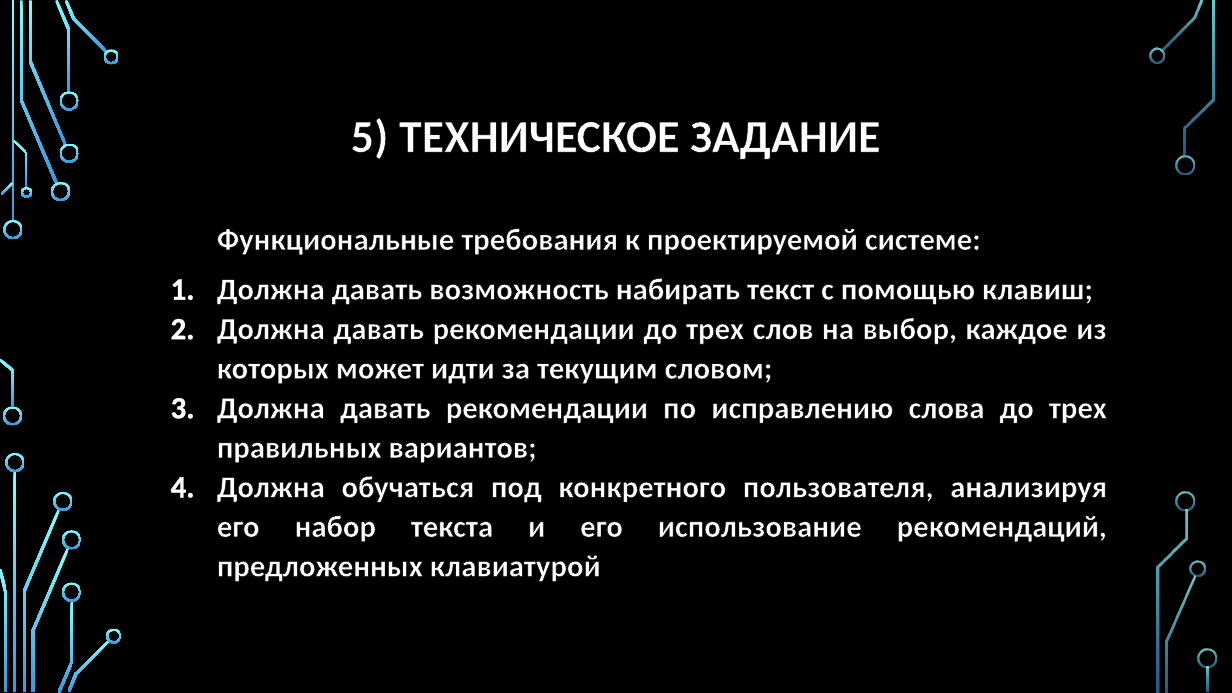
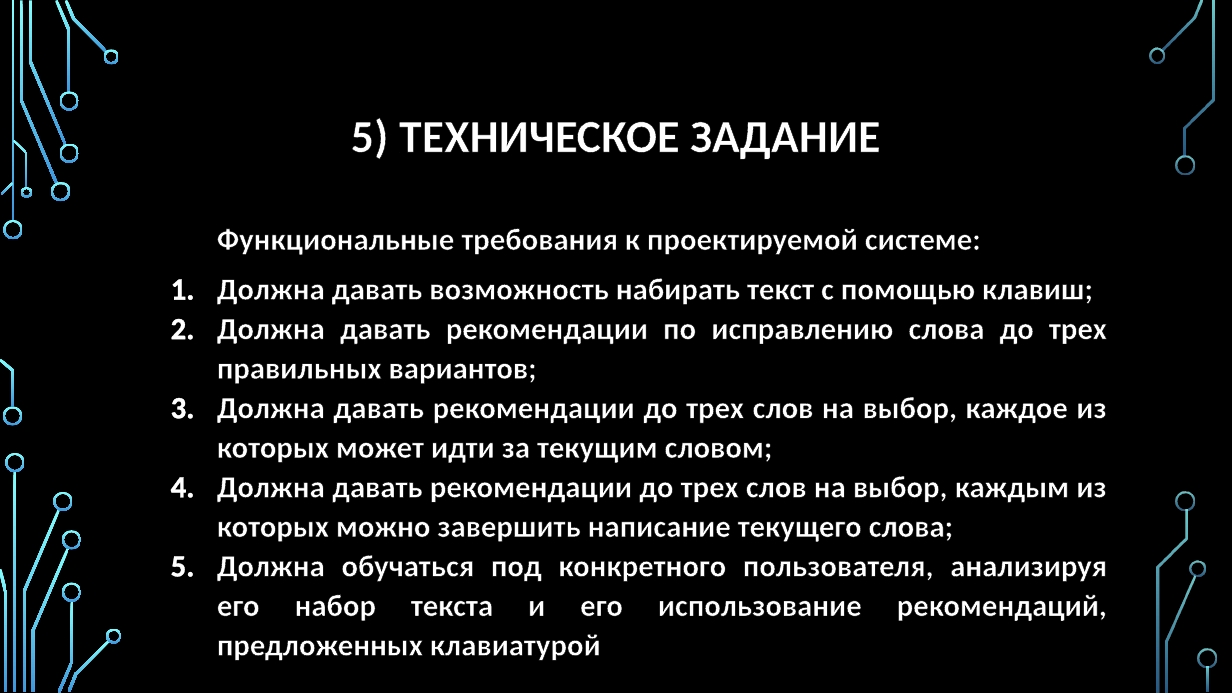
Before and after one commit to Ruslan-Far/docs-graduate-work, a slide deck: slide 5 of Фархетдинов - Презентация по ВКР.pptx. Drawn at 1232x693 pixels with LibreOffice and Linux fonts; fonts in the diff are those of the drawing; background and template pictures are left out. Boxes give left, top, right and bottom in pixels: in the first picture for what was removed or moved away, otherwise in the second. Text is boxed around its words. In the diff, an @@ line names an element or a change of style, - is before the commit and + after.

```diff
--- a/Фархетдинов - Презентация по ВКР.pptx
+++ b/Фархетдинов - Презентация по ВКР.pptx
@@ text at (217, 319, 1107, 384): paragraph added @@
+  2. Должна давать рекомендации по исправлению слова до трех правильных вариантов;
@@ text at (217, 476, 1106, 542): text changed @@
-  3. Должна давать рекомендации по исправлению слова до трех правильных вариантов;
+  4. Должна давать рекомендации до трех слов на выбор, каждым из которых можно завершить написание текущего слова;
```
Also in this commit, not shown: 5 other slides changed, 3 slides removed, 3 other files.
